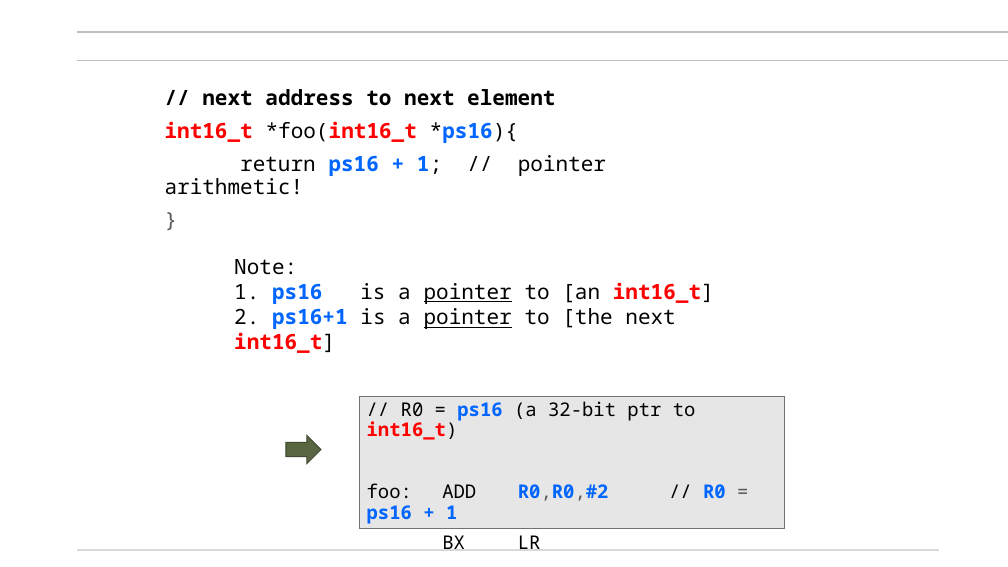
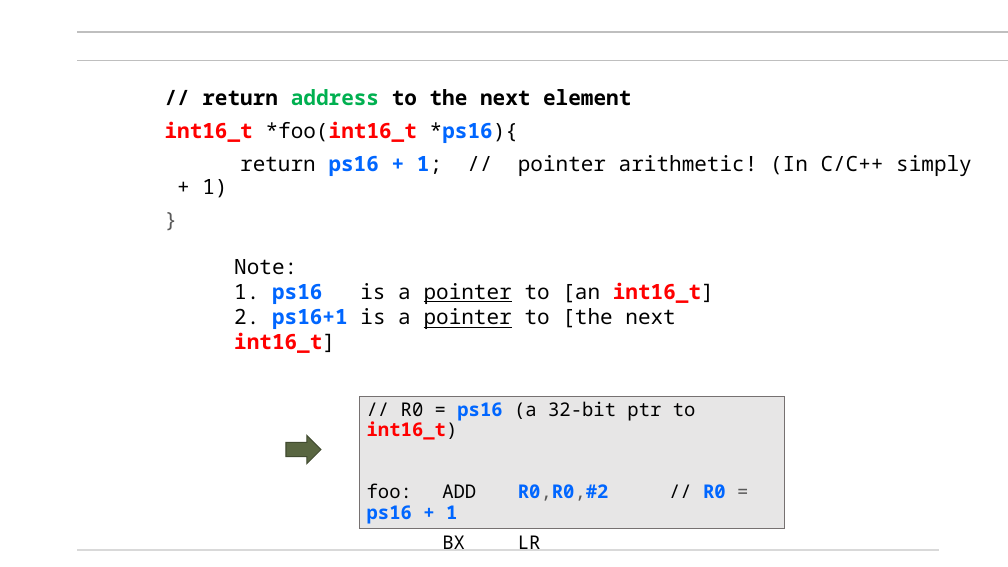
Before and after one commit to mikegrace2/CSEN20-Fall2026-Course-Website, a slide deck: slide 45 of Week03_CopyingData/Ch04_CopyingData_V4.pptx (slide 46 before the commit). Drawn at 1008x567 pixels with LibreOffice and Linux fonts; fonts in the diff are those of the drawing; background and template pictures are left out. Boxes give left, top, right and bottom in pixels: in the first picture for what was removed or moved away, otherwise in the second. Text is boxed around its words. In the diff, an @@ line names an element or a change of style, - is before the commit and + after.

```diff
--- a/Week03_CopyingData/Ch04_CopyingData_V4.pptx
+++ b/Week03_CopyingData/Ch04_CopyingData_V4.pptx
@@ text at [202,89,631,106]: text changed @@
-// next address to next element
+// return address to the next element
@@ text at [240,155,972,176]: text changed @@
-return ps16 + 1; // pointer arithmetic!
+return ps16 + 1; // pointer arithmetic! (In C/C++ simply + 1)
```
Also in this commit, not shown: 9 other slides changed, 1 other file.
